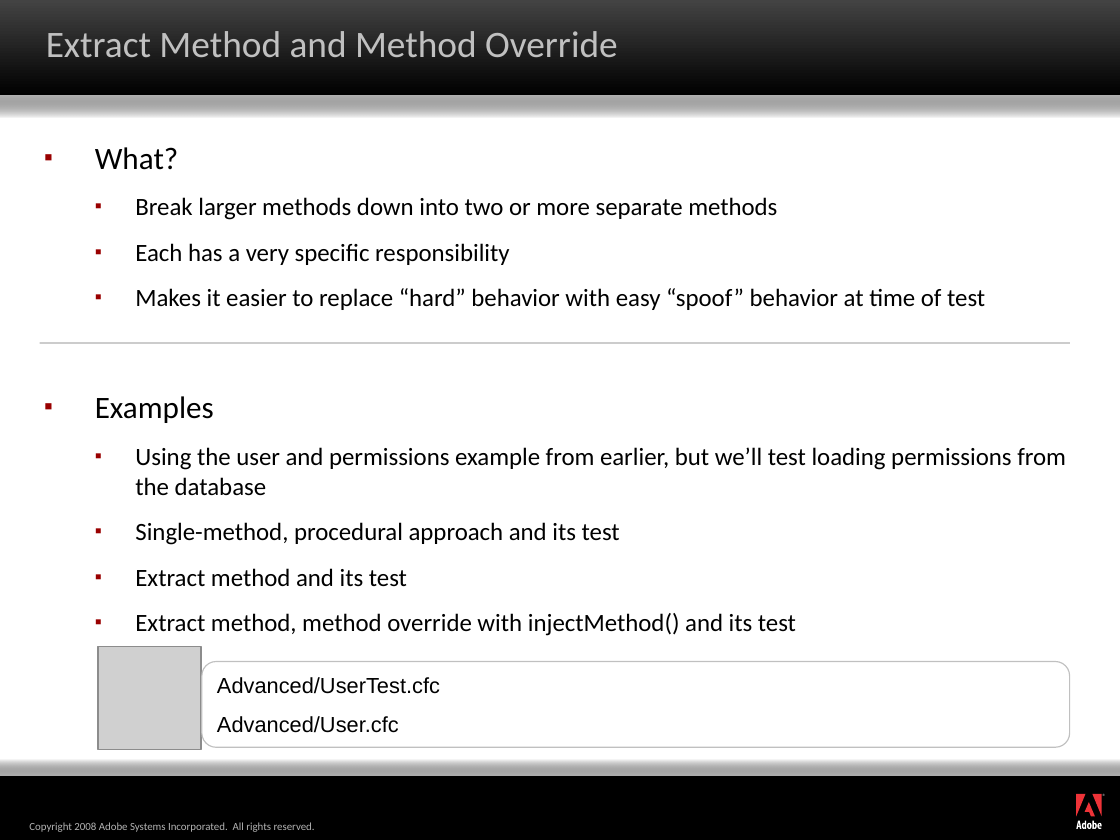
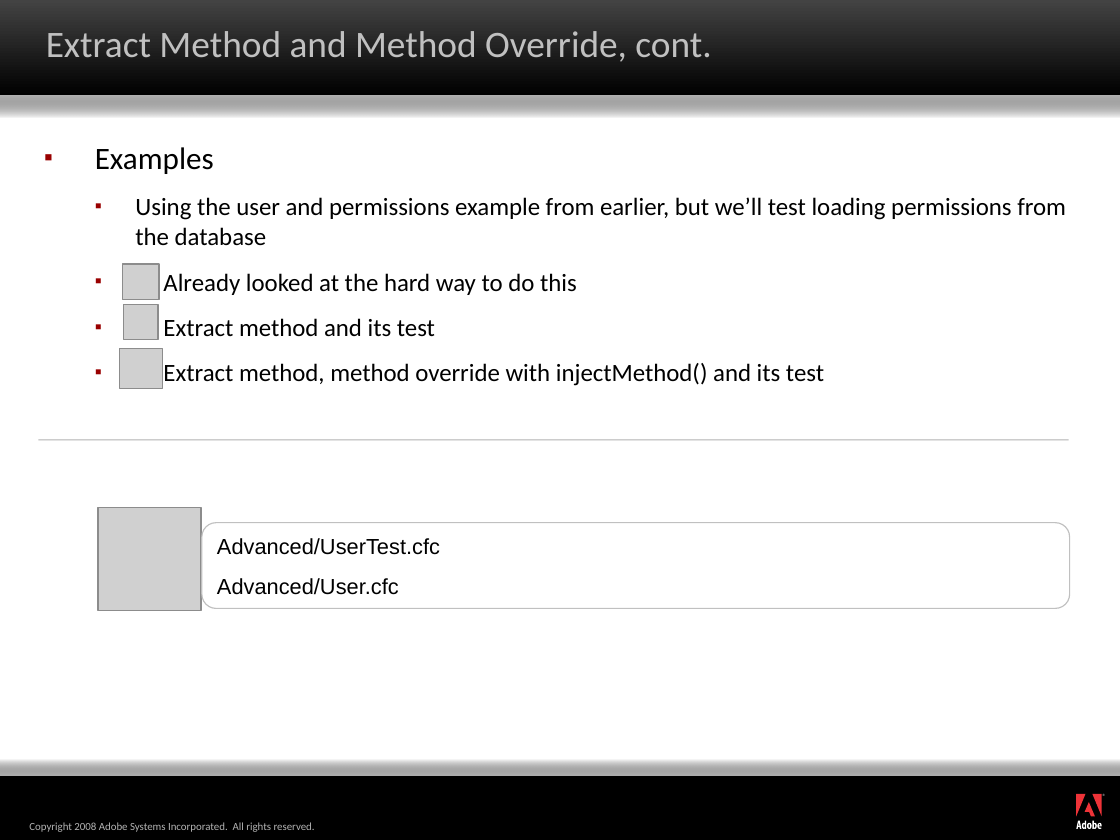
Before and after one commit to marcesher/mxunit-cfmeetups, a slide deck: slide 13 of max08/Marc_Esher_Bill_Shelton_AdvancedPatternsForColdfusionTestAutomation_draft1.ppt (slide 10 before the commit). Drawn at 1120x840 pixels with LibreOffice and Linux fonts; fonts in the diff are those of the drawing; grey boxes stand for pictures; background and template pictures are left out. Boxes give left, top, right and bottom in pixels: in the first picture for what was removed or moved away, otherwise in the second. Text is boxed around its words. In the diff, an @@ line names an element or a change of style, - is before the commit and + after.

```diff
--- a/max08/Marc_Esher_Bill_Shelton_AdvancedPatternsForColdfusionTestAutomation_draft1.ppt
+++ b/max08/Marc_Esher_Bill_Shelton_AdvancedPatternsForColdfusionTestAutomation_draft1.ppt
@@ title at [46,31,711,61]: text changed @@
-Extract Method and Method Override
+Extract Method and Method Override, cont.
@@ text at [95,147,985,310]: paragraphs removed @@
-▪ What?
-  ▪ Break larger methods down into two or more separate methods
-  ▪ Each has a very specific responsibility
-  ▪ Makes it easier to replace “hard” behavior with easy “spoof” behavior at time of test
@@ picture added at [122,264,159,300] @@
@@ text at [163,273,577,295]: text changed @@
-  ▪ Single-method, procedural approach and its test
+  ▪ Already looked at the hard way to do this
@@ picture added at [123,305,158,339] @@
@@ picture added at [120,348,162,388] @@
@@ line moved from (39, 343) - (1070, 343) to (38, 440) - (1068, 440) @@
@@ picture: place and size @@
-picture at [99,646,202,749]
+picture at [99,507,202,610]
@@ rounded rectangle "Advanced/UserTest.cfc": place and size @@
-rounded rectangle "Advanced/UserTest.cfc" at [202,662,1070,748]
+rounded rectangle "Advanced/UserTest.cfc" at [202,523,1070,609]
```
Also in this commit, not shown: 9 other slides changed, 8 slides added, 2 slides removed.
